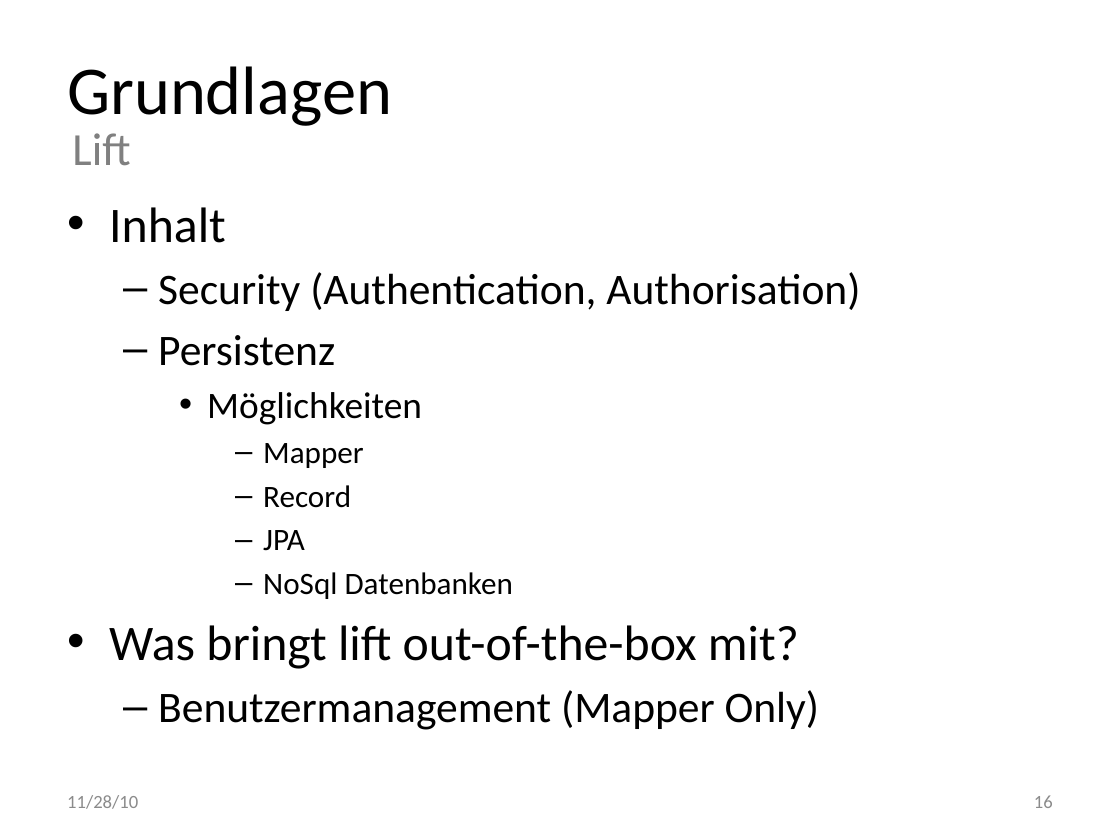
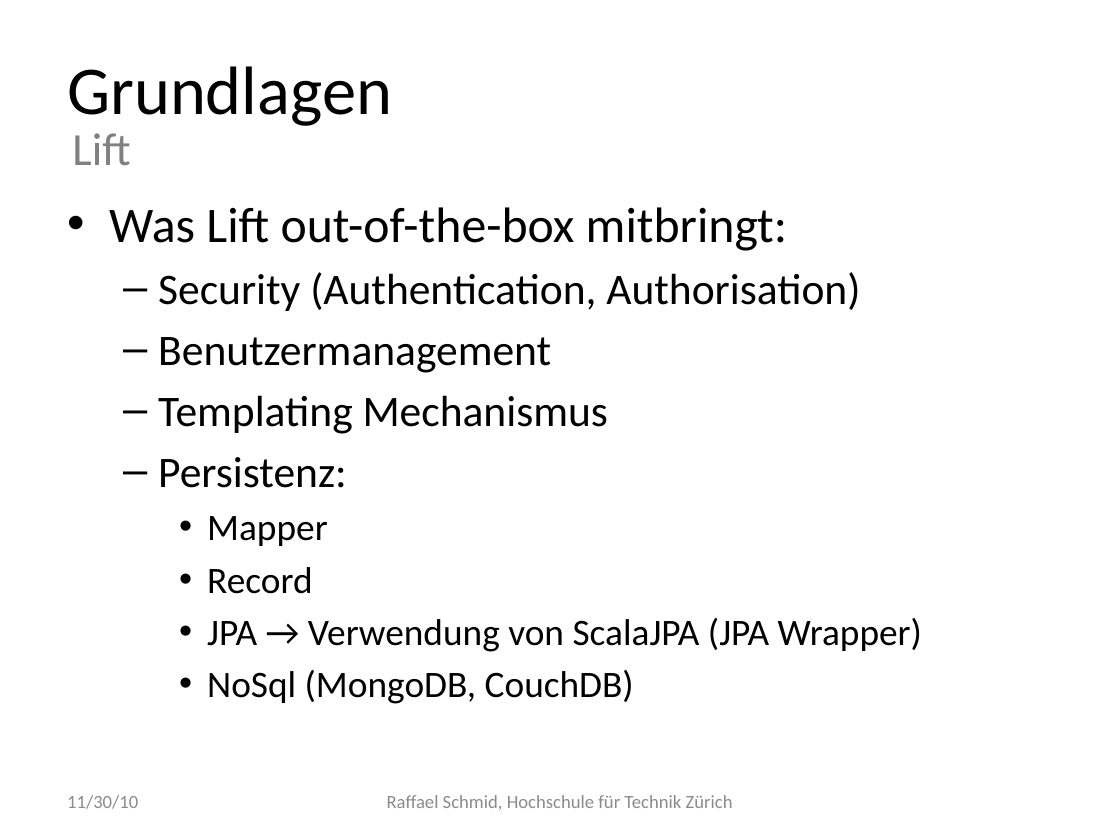
Before and after one commit to raffaelschmid/plannr, a slide deck: slide 21 of documentation/presentation.pptx (slide 16 before the commit). Drawn at 1120x840 pixels with LibreOffice and Linux fonts; fonts in the diff are those of the drawing. Boxes give left, top, right and bottom in pixels: in the first picture for what was removed or moved away, otherwise in the second. Text is boxed around its words. In the diff, an @@ line names an element or a change of style, - is before the commit and + after.

Commit message:
presentation

```diff
--- a/documentation/presentation.pptx
+++ b/documentation/presentation.pptx
@@ text at [109, 207, 787, 251]: text changed @@
-• Inhalt
+• Was Lift out-of-the-box mitbringt:
@@ text at [158, 337, 608, 488]: text changed; size 24 to 28 pt @@
-  – Persistenz
-    • Möglichkeiten
+  – Benutzermanagement
+  – Templating Mechanismus
+  – Persistenz:
@@ text at [207, 516, 328, 594]: size 20 to 24 pt in "Mapper", "Record"; bullet – to •; list level 4 to 3 in "Mapper"; list level 4 to 3 in "Record" @@
@@ text at [207, 618, 922, 704]: text changed; size 32 to 24 pt @@
-      – JPA
-      – NoSql Datenbanken
-• Was bringt lift out-of-the-box mit?
-  – Benutzermanagement (Mapper Only)
+    • JPA → Verwendung von ScalaJPA (JPA Wrapper)
+    • NoSql (MongoDB, CouchDB)
@@ text at [67, 795, 138, 809]: text changed @@
-11/28/10
+11/30/10
@@ text added at [387, 795, 733, 810], 12 pt, text #8C8C8C @@
+Raffael Schmid, Hochschule für Technik Zürich
@@ page number removed at [1034, 795, 1053, 808] @@
-16
```
Also in this commit, not shown: 17 other slides changed, 12 slides added, 5 slides removed, 8 other files.
